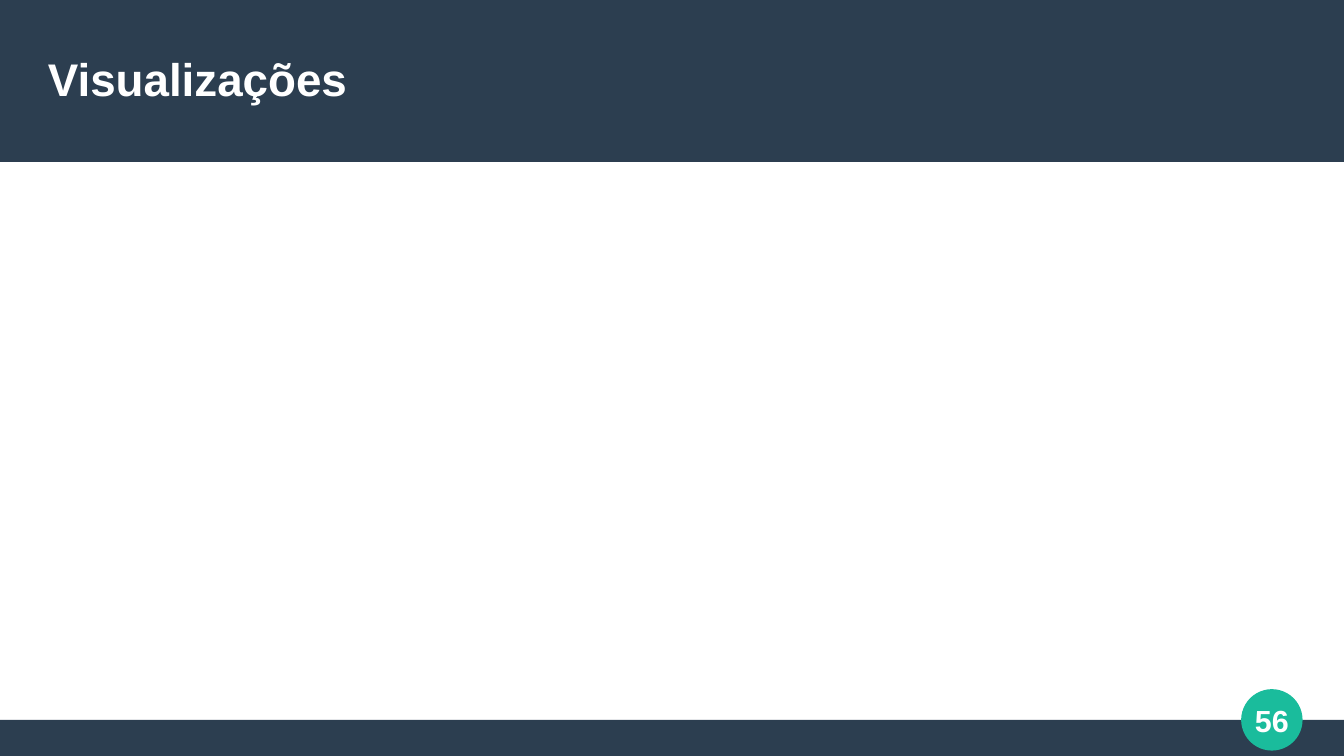
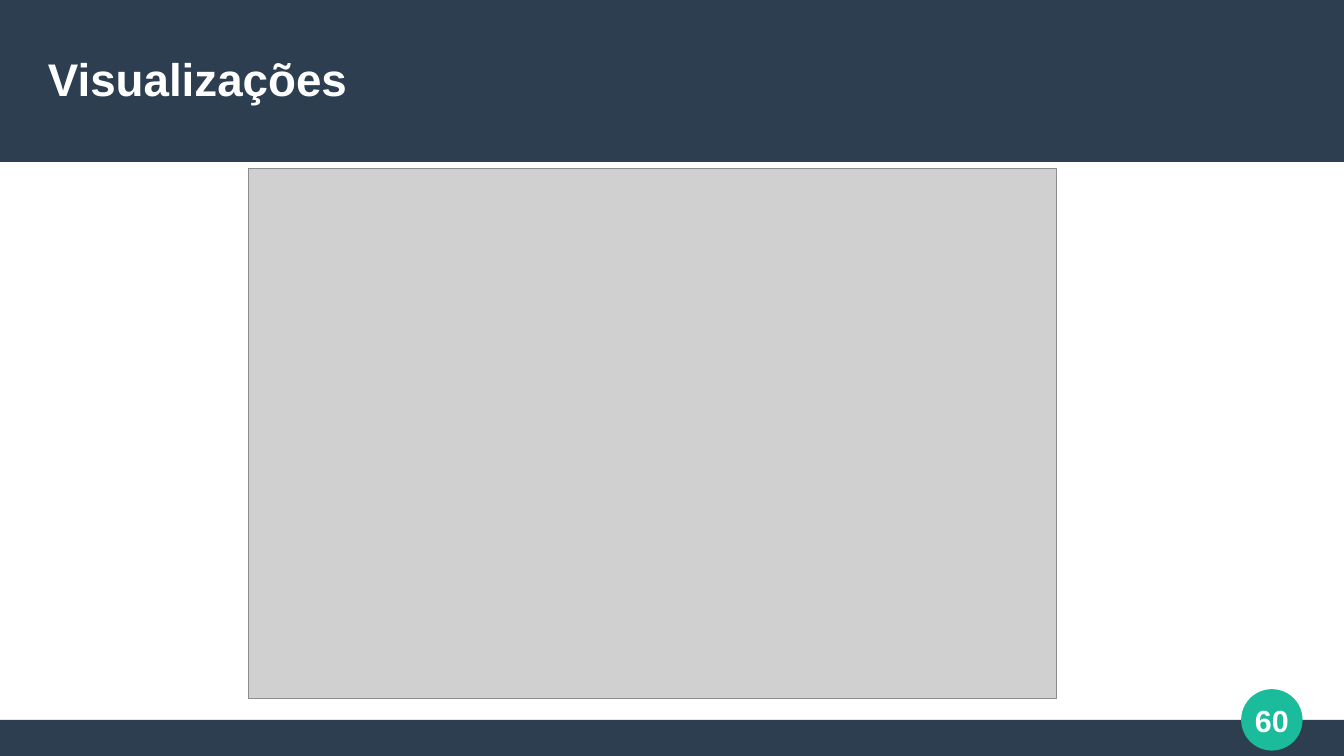
Before and after one commit to italoportinho/trabalho-egov-2024-1, a slide deck: slide 60 of trabalho-pratico/apresentacao_trabalho_pratico_EGOV_2024-1.pptx (slide 56 before the commit). Drawn at 1344x756 pixels with LibreOffice and Linux fonts; fonts in the diff are those of the drawing; grey boxes stand for pictures. Boxes give left, top, right and bottom in pixels: in the first picture for what was removed or moved away, otherwise in the second. Text is boxed around its words. In the diff, an @@ line names an element or a change of style, - is before the commit and + after.

```diff
--- a/trabalho-pratico/apresentacao_trabalho_pratico_EGOV_2024-1.pptx
+++ b/trabalho-pratico/apresentacao_trabalho_pratico_EGOV_2024-1.pptx
@@ picture added at [249,170,1057,700] @@
@@ page number at [1255,710,1289,733]: text changed @@
-56
+60
```
Also in this commit, not shown: 1 other slide changed, 11 slides added, 8 other files.
